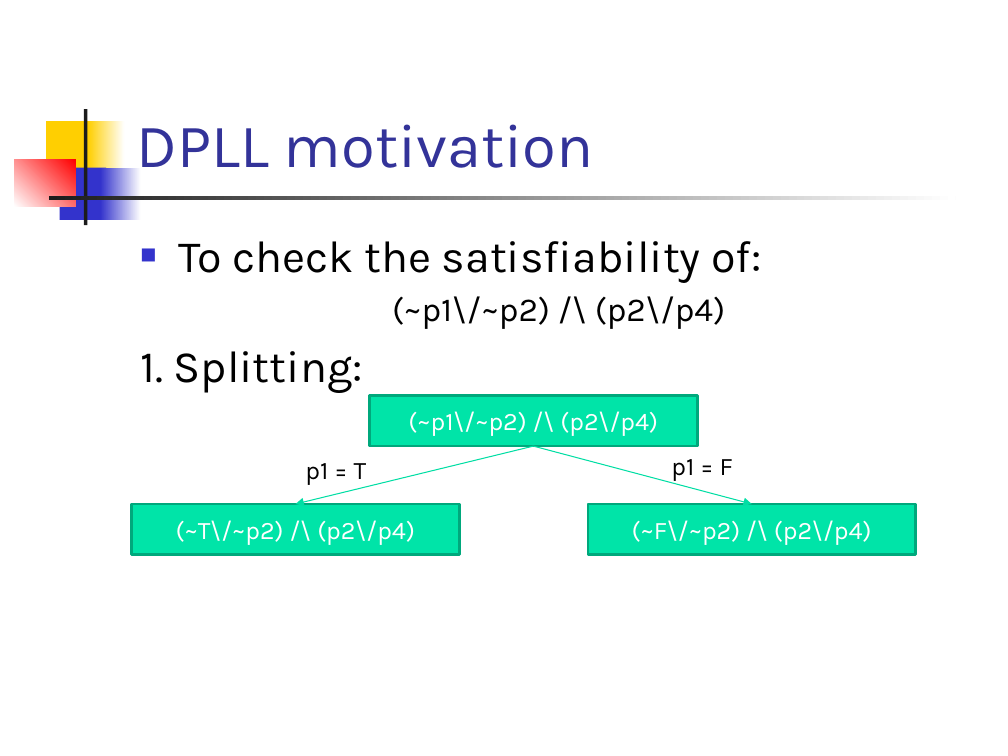
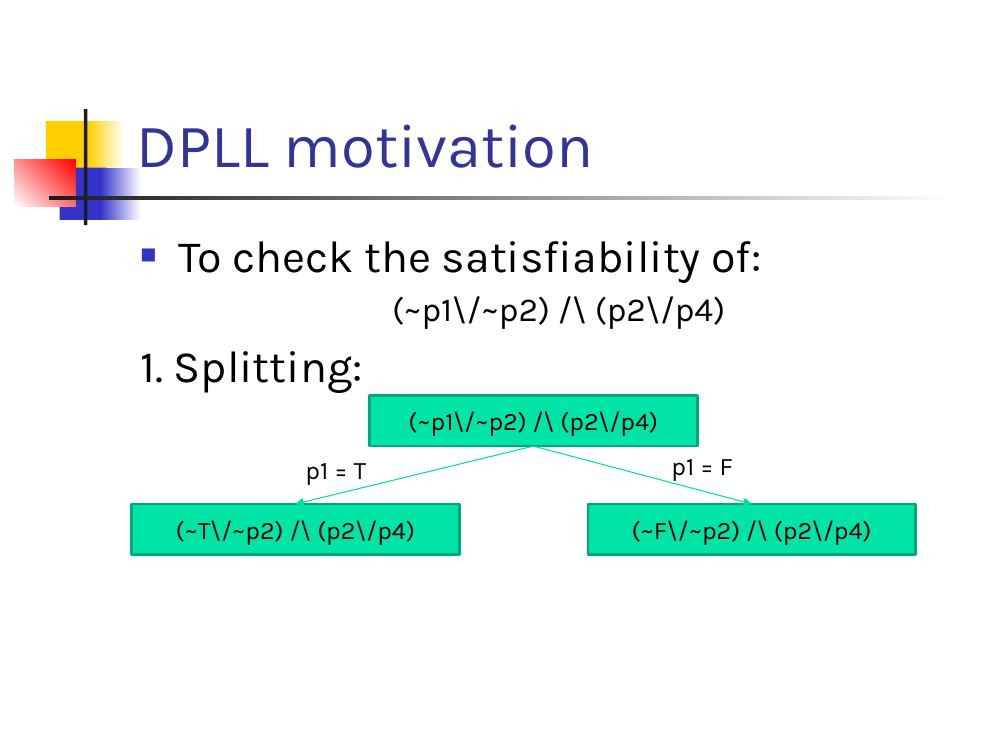
Before and after one commit to csslab-ustc/csslab-ustc.github.io, a slide deck: slide 21 of courses/theory/slides/lec07-sat.pptx. Drawn at 1008x756 pixels with LibreOffice and Linux fonts; fonts in the diff are those of the drawing. Boxes give left, top, right and bottom in pixels: in the first picture for what was removed or moved away, otherwise in the second. Text is boxed around its words. In the diff, an @@ line names an element or a change of style, - is before the commit and + after.

```diff
--- a/courses/theory/slides/lec07-sat.pptx
+++ b/courses/theory/slides/lec07-sat.pptx
@@ text colour #FFFFFF to #000000 in 3 elements at <box>370,396,698,447</box>, <box>132,504,460,554</box>, <box>588,504,915,554</box> @@
```
Also in this commit, not shown: 13 other slides changed.
